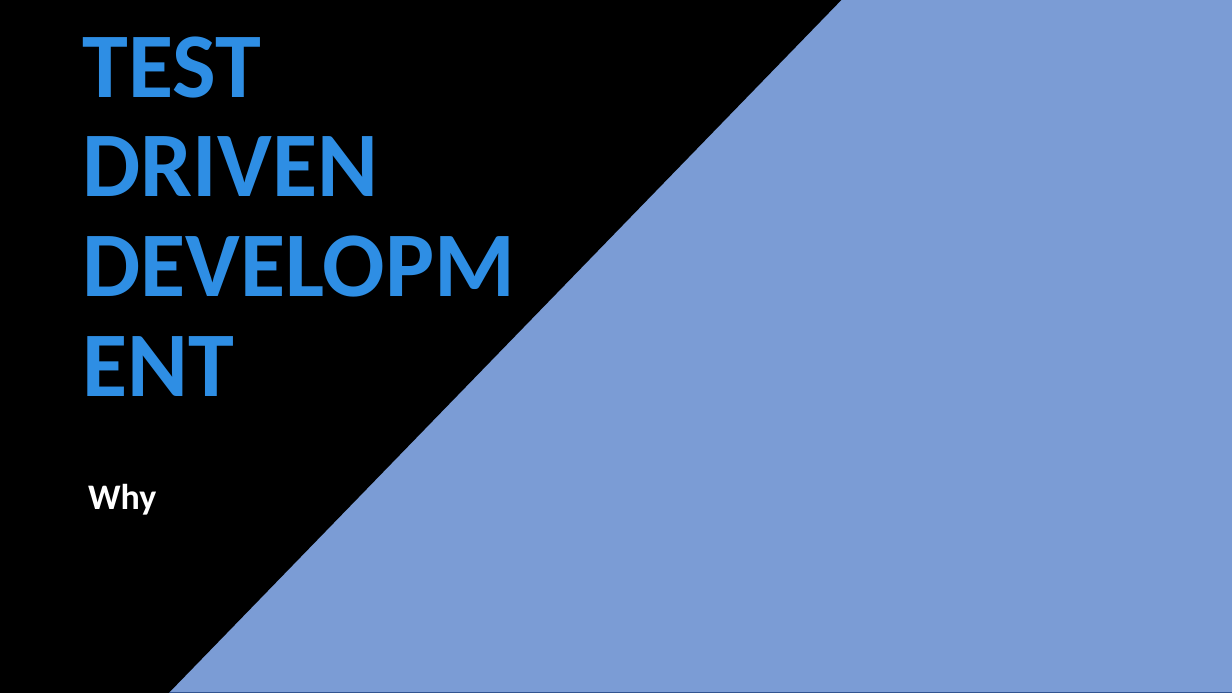
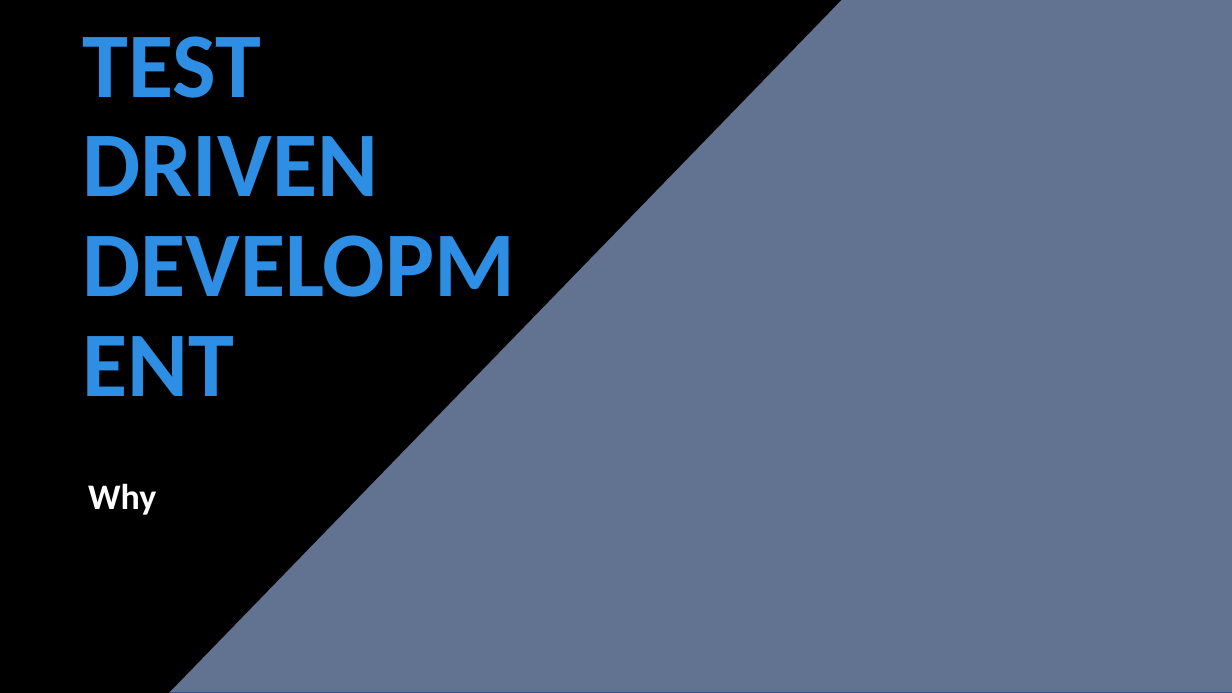
Before and after one commit to tpierrain/talk-outside-in-diamond-tdd, a slide deck: slide 3 of Outside-In-Diamond TDD.pptx. Drawn at 1232x693 pixels with LibreOffice and Linux fonts; fonts in the diff are those of the drawing; background and template pictures are left out. Boxes give left, top, right and bottom in pixels: in the first picture for what was removed or moved away, otherwise in the second. Text is boxed around its words. In the diff, an @@ line names an element or a change of style, - is before the commit and + after.

```diff
--- a/Outside-In-Diamond TDD.pptx
+++ b/Outside-In-Diamond TDD.pptx
@@ rectangle at (x1=116, y1=0, x2=1232, y2=693): fill #4472C4 at 70% opacity to #203864 at 70% opacity @@
```
Also in this commit, not shown: 1 other slide changed.
